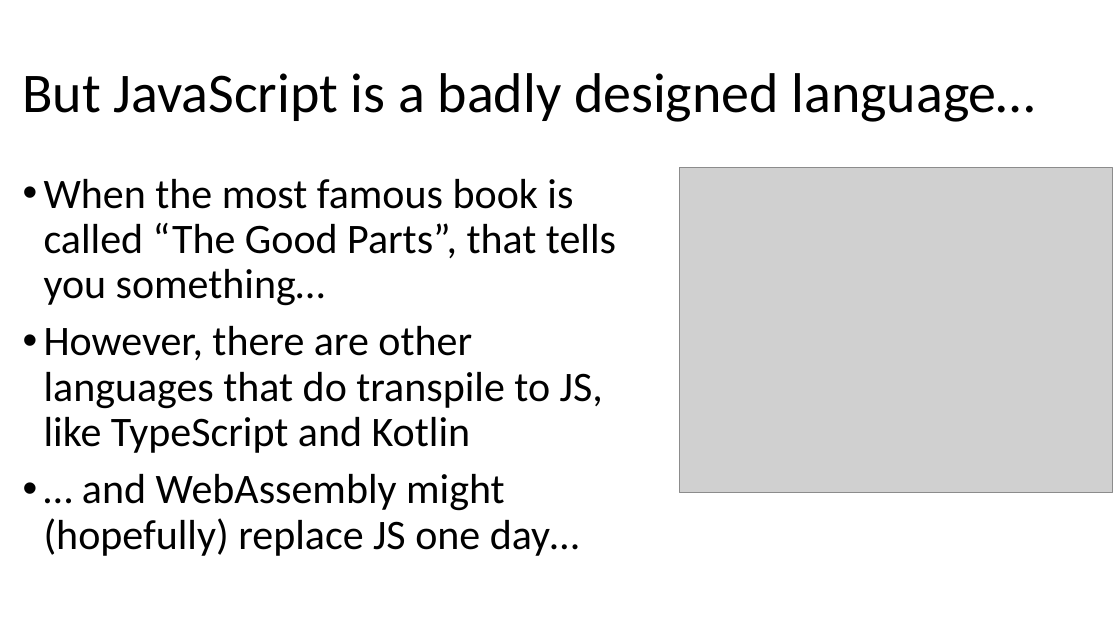
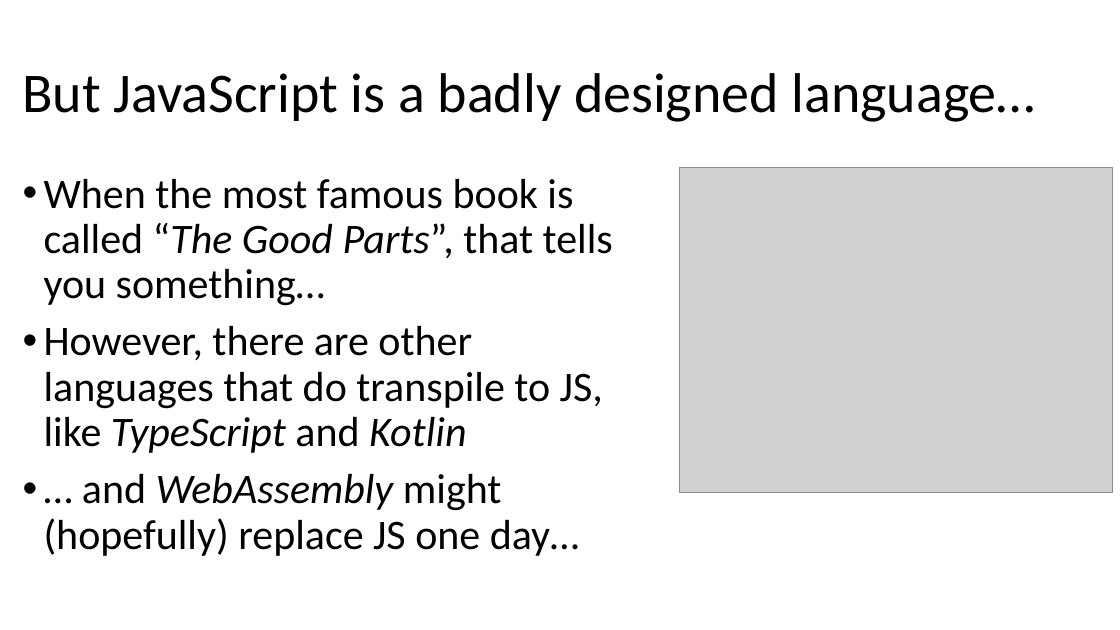
Before and after one commit to arcuri82/web_development_and_api_design, a slide deck: slide 13 of docs/slides/lesson_01.pptx (slide 12 before the commit). Drawn at 1120x630 pixels with LibreOffice and Linux fonts; fonts in the diff are those of the drawing; grey boxes stand for pictures. Boxes give left, top, right and bottom in pixels: in the first picture for what was removed or moved away, otherwise in the second. Text is boxed around its words. In the diff, an @@ line names an element or a change of style, - is before the commit and + after.

```diff
--- a/docs/slides/lesson_01.pptx
+++ b/docs/slides/lesson_01.pptx
@@ text "When the most famous book ..." at [44,179,613,556]: italic on in "“The Good Parts”,", "TypeScript Kotlin", "WebAssembly" @@
```
Also in this commit, not shown: 9 other slides changed, 5 slides added, 1 other file.
